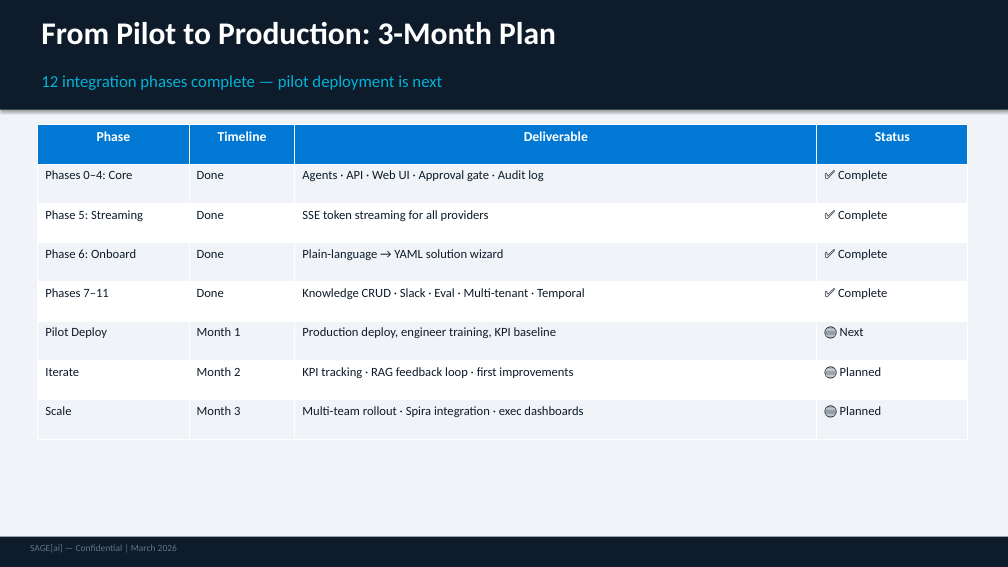
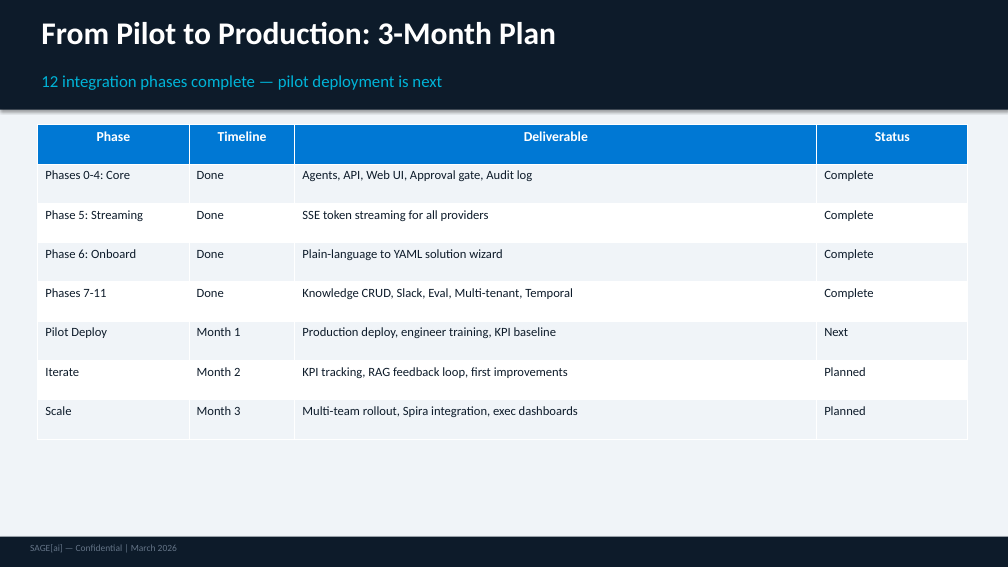
Before and after one commit to Sumanharapanahalli/SAGE, a slide deck: slide 11 of docs/SageAI_Business_Case.pptx. Drawn at 1008x567 pixels with LibreOffice and Linux fonts; fonts in the diff are those of the drawing. Boxes give left, top, right and bottom in pixels: in the first picture for what was removed or moved away, otherwise in the second. Text is boxed around its words. In the diff, an @@ line names an element or a change of style, - is before the commit and + after.

```diff
--- a/docs/SageAI_Business_Case.pptx
+++ b/docs/SageAI_Business_Case.pptx
@@ table at (x1=38, y1=125, x2=968, y2=439) @@
-row 2: Phases 0–4: Core | Done | Agents · API · Web UI · Approval gate · Audit log | ✅ Complete
+row 2: Phases 0-4: Core | Done | Agents, API, Web UI, Approval gate, Audit log | Complete
-row 3, column 4: ✅ Complete
+row 3, column 4: Complete
-row 4, column 3: Plain-language → YAML solution wizard
+row 4, column 3: Plain-language to YAML solution wizard
-row 4, column 4: ✅ Complete
+row 4, column 4: Complete
-row 5: Phases 7–11 | Done | Knowledge CRUD · Slack · Eval · Multi-tenant · Temporal | ✅ Complete
+row 5: Phases 7-11 | Done | Knowledge CRUD, Slack, Eval, Multi-tenant, Temporal | Complete
-row 6, column 4: 🔵 Next
+row 6, column 4: Next
-row 7, column 3: KPI tracking · RAG feedback loop · first improvements
+row 7, column 3: KPI tracking, RAG feedback loop, first improvements
-row 7, column 4: 🔵 Planned
+row 7, column 4: Planned
-row 8, column 3: Multi-team rollout · Spira integration · exec dashboards
+row 8, column 3: Multi-team rollout, Spira integration, exec dashboards
-row 8, column 4: 🔵 Planned
+row 8, column 4: Planned
```
Also in this commit, not shown: 7 other slides changed, 3 other files.
